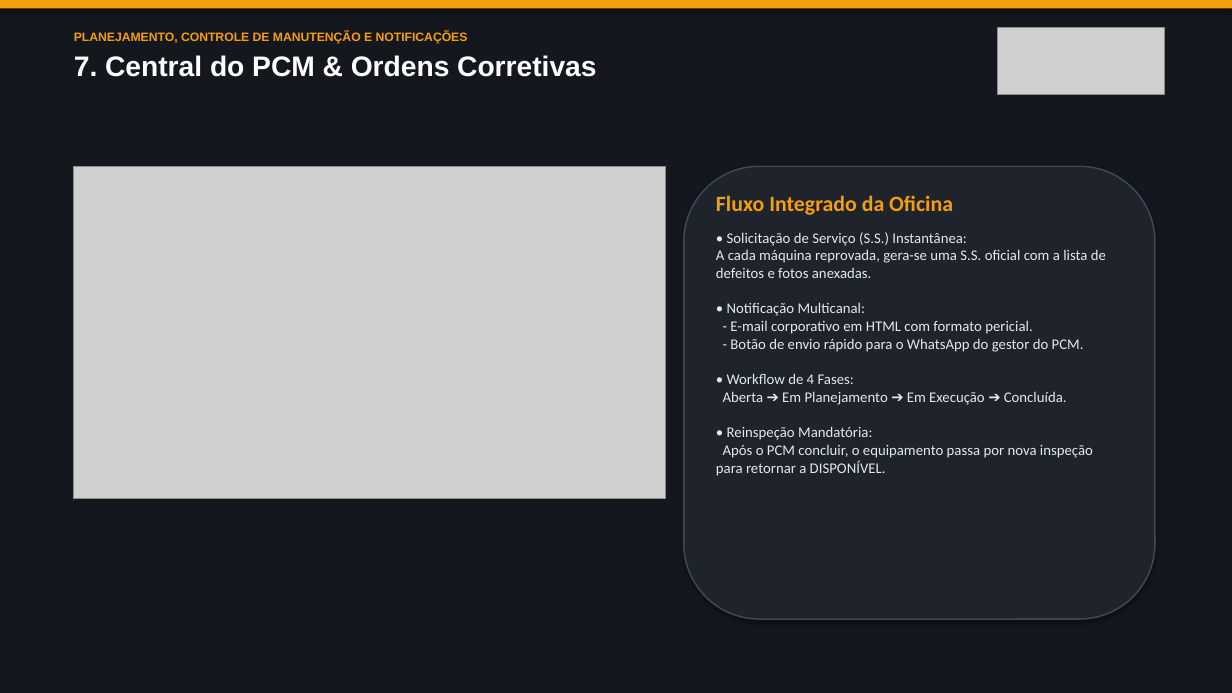
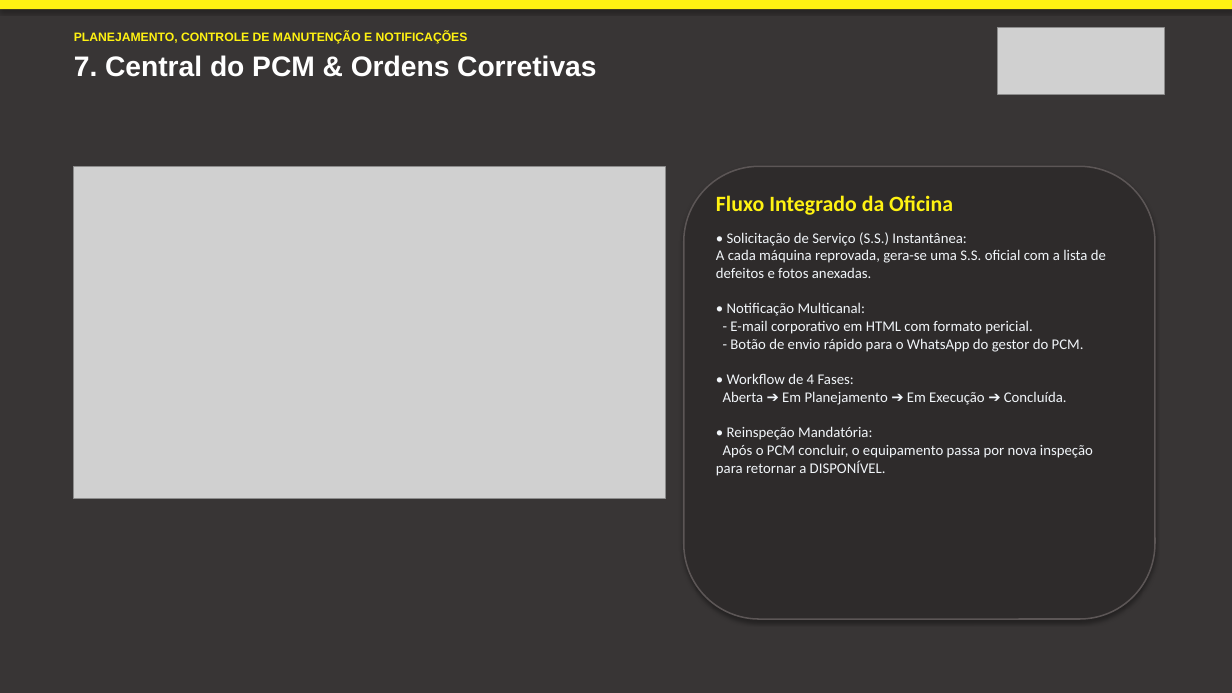
Before and after one commit to maikongsp/inspecao-frota-locar, a slide deck: slide 8 of Funcional.pptx. Drawn at 1232x693 pixels with LibreOffice and Linux fonts; fonts in the diff are those of the drawing; grey boxes stand for pictures. Boxes give left, top, right and bottom in pixels: in the first picture for what was removed or moved away, otherwise in the second. Text is boxed around its words. In the diff, an @@ line names an element or a change of style, - is before the commit and + after.

Commit message:
style: alinha apresentacao Funcional.pptx rigorosamente a paleta oficial Locar (cinza, amarelo e branco)

```diff
--- a/Funcional.pptx
+++ b/Funcional.pptx
@@ rectangle at [0,0,1232,693]: fill #14171D to #383535 @@
@@ rectangle at [0,0,1232,9]: fill #F59E0B to #FFF212 @@
@@ text at [74,32,468,44]: text colour #F59E0B to #FFF212 in "PLANEJAMENTO, CONTROLE DE MANUTENÇÃO E NOTIFICAÇÕES" @@
@@ rounded rectangle at [684,166,1155,619]: fill #1E232C to #2E2B2B; outline #3C4858 1.2 pt to #5C5656 1.2 pt @@
@@ text "Fluxo Integrado da Oficina" at [716,195,1106,476]: text colour #F59E0B to #FFF212 in "Fluxo Integrado da Oficina"; text colour #E2E8F0 to #F1F5F9 @@
```
Also in this commit, not shown: 10 other slides changed.
